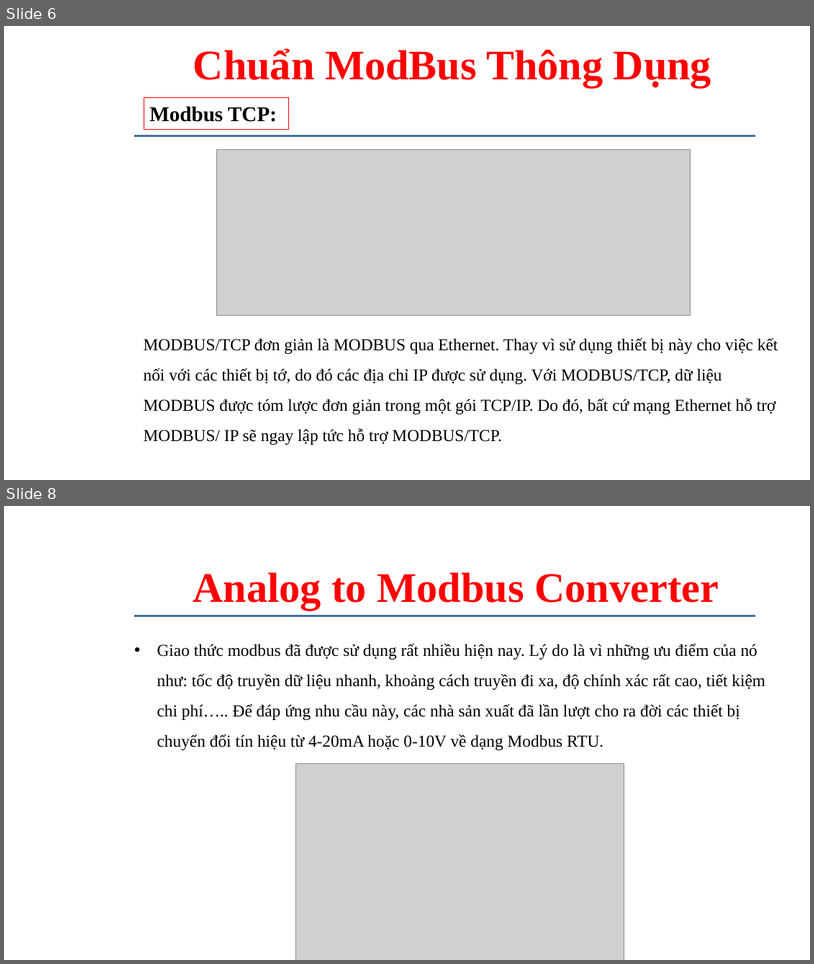
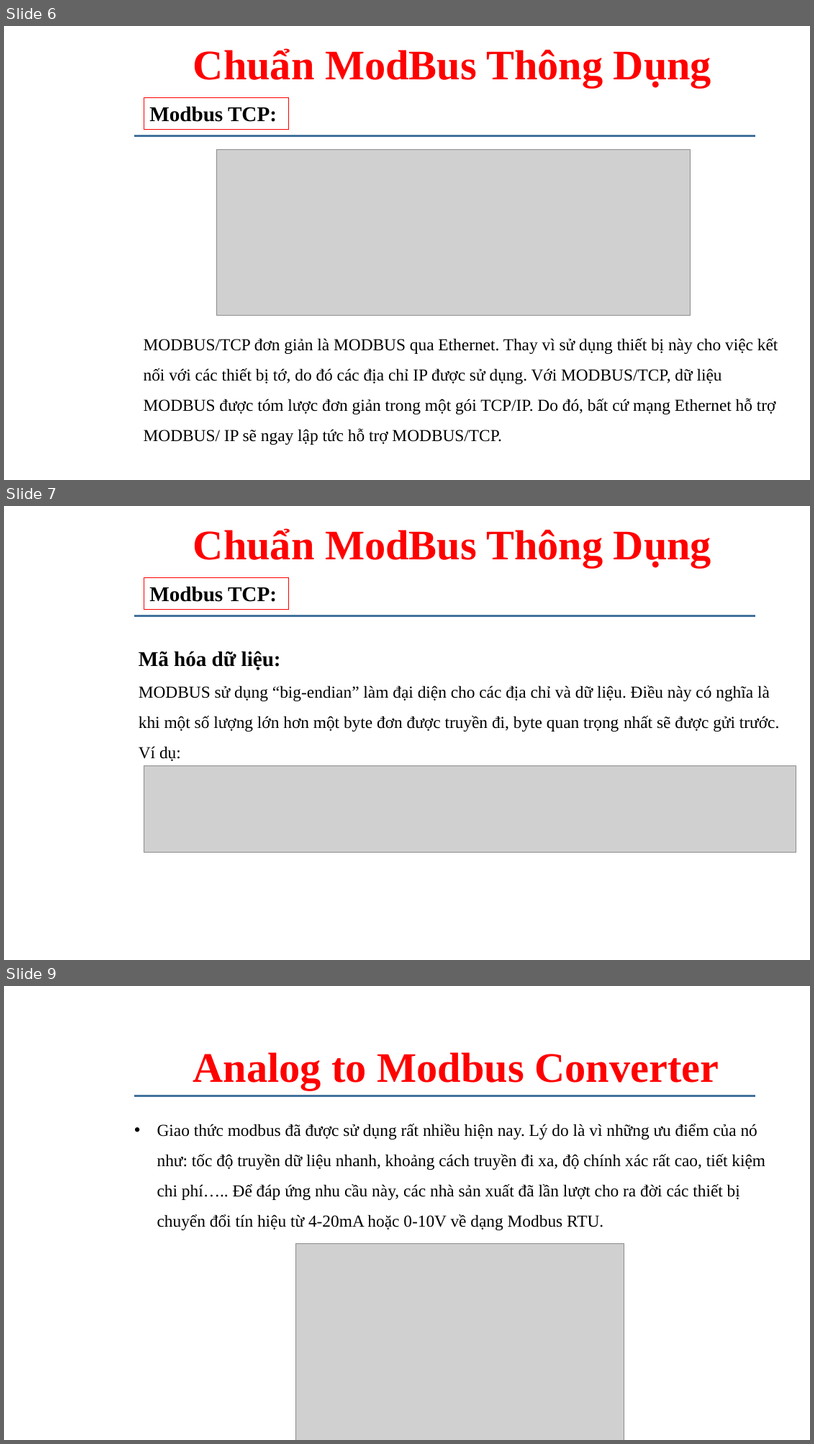
Before and after one commit to daotuyen9244/Indruino-Iot-Project, a slide deck: FW/Tuan/Powerpoint tuần 4/ModBus.pptx. Shown one above the other, each under a label of ours: slides 6 and 8 before the commit, slides 6, 7 and 9 after it; the slides between them are not shown. The pictures are 814x964 and 814x1444 pixels, drawn with LibreOffice and Linux fonts; fonts in the diff are those of the drawing; grey boxes stand for pictures; background and template pictures are left out. Boxes give left, top, right and bottom in pixels: in the first picture for what was removed or moved away, otherwise in the second. Text is boxed around its words. In the diff, an @@ line names an element or a change of style, - is before the commit and + after.

```diff
--- a/FW/Tuan/Powerpoint tuần 4/ModBus.pptx
+++ b/FW/Tuan/Powerpoint tuần 4/ModBus.pptx
@@ slide 7 added at [4,506,810,960], background #FFFFFF; not listed: 1 template element that a slide beside it also shows @@
@@ text added at [193,528,712,567], 50 pt, text #FF0000, bold @@
+Chuẩn ModBus Thông Dụng
@@ rectangle added at [144,577,289,609], fill #FFFFFF, outline #FF0000 0.75 pt, 25 pt, text #000000, bold @@
+Modbus TCP:
@@ text added at [139,651,779,761], 20 pt, text #000000 @@
+Mã hóa dữ liệu:
+MODBUS sử dụng “big-endian” làm đại diện cho các địa chỉ và dữ liệu. Điều này có nghĩa là khi một số lượng lớn hơn một byte đơn được truyền đi, byte quan trọng nhất sẽ được gửi trước. Ví dụ:
@@ picture added at [144,766,797,852] @@
@@ what was slide 8 is now slide 9 @@
```
Also in this commit, not shown: 1 slide changed.
